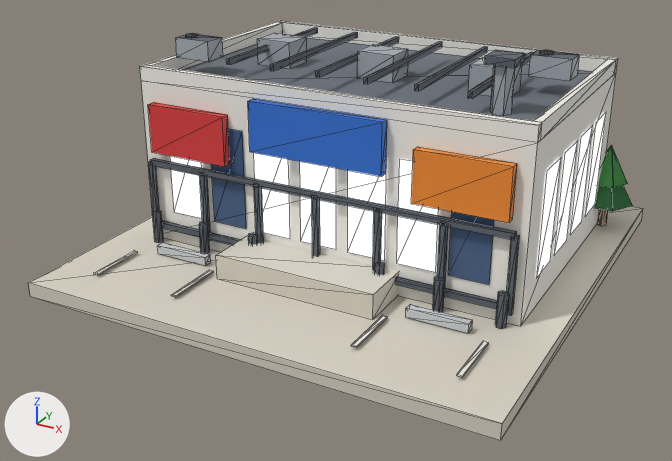
One commit to the glTF model public/models/19.glb: the scene before it, then after it.
Camera for both pictures: a 50 mm lens placed at (0.819, -1.607, 0.847), pointed at (-0.018, -0.085, 0.086). Lighting does not change. The marker at lower left points along +X, +Y and +Z. The older version comes first. Mesh edges are drawn as thin lines. Vertices at exactly the same position are counted once.

The scene before the commit, as lines of its bpy script (objects in view):
```python
me_b19 = bpy.data.meshes.new('b19')
me_b19.from_pydata(...)  # 639 vertices, 754 faces; spans x -0.48..0.48, y -0.48..0.48, z 0.0..0.475
me_b19.materials.append(mat_paving)
me_b19.materials.append(mat_wall_white)
me_b19.materials.append(mat_roof_flat)
me_b19.materials.append(mat_glow_window)
me_b19.materials.append(mat_glass_dark)
me_b19.materials.append(mat_metal_dark)
me_b19.materials.append(mat_concrete)
me_b19.materials.append(mat_metal)
me_b19.materials.append(mat_white)
me_b19.materials.append(mat_sign_blue)
me_b19.materials.append(mat_sign_red)
me_b19.materials.append(mat_sign_orange)
me_b19.materials.append(mat_trunk)
me_b19.materials.append(mat_tree_green)
me_b19.materials.append(mat_tree_dark)
ob_b19 = bpy.data.objects.new('b19', me_b19)
ob_b19.location = (0.0, 0.0, 0.0)
```
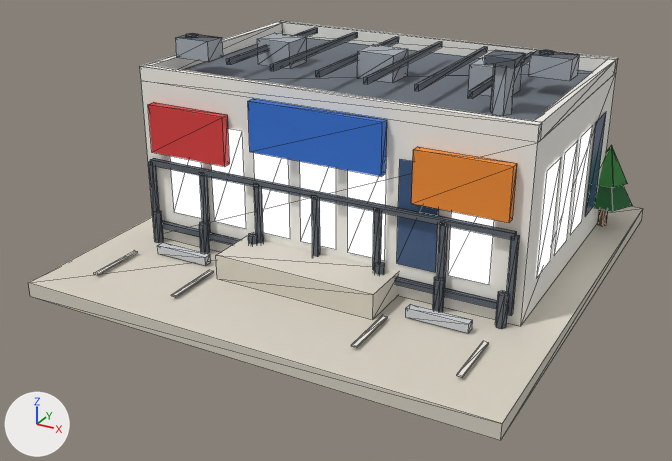
Pixel boxes [x1, y1, x2, y2] of what changed, in the pictures (672 x 461 px; the box of a moved part takes in the faces that stretch with it):
'b19', reshaped, recoloured: [28, 21, 643, 441] in both
part 1 of me_b19, moved or reshaped: before [254, 153, 290, 239]; after [211, 129, 246, 229]
part 2 of me_b19, moved or reshaped: before [300, 161, 336, 249]; after [254, 153, 290, 239]
part 3 of me_b19, moved or reshaped: before [348, 157, 387, 261]; after [300, 161, 336, 249]
part 4 of me_b19, moved or reshaped: before [397, 159, 439, 272]; after [348, 157, 387, 261]
part 5 of me_b19, moved or reshaped: before [537, 158, 561, 277]; after [571, 126, 593, 234]
part 6 of me_b19, moved or reshaped: before [448, 113, 606, 285]; after [537, 141, 578, 277]
part 7 of me_b19, moved or reshaped: before [211, 129, 246, 229]; after [397, 113, 606, 285]
part 8 of me_b19, recoloured (blue): after [397, 159, 439, 272]

What the commit changed:
me_b19 has 639 vertices, 754 faces and spans x -0.48..0.48, y -0.48..0.48, z 0.0..0.475.
me_b19 is used by ob_b19; location (0.0, 0.0, 0.0).
me_b19 part 1: the loose piece of 4 vertices spanning x -0.142..-0.064, y -0.188, z 0.098..0.302 is moved by (-0.103, 0.0, 0.0).
me_b19 part 2: the loose piece of 4 vertices spanning x -0.039..0.039, y -0.188, z 0.098..0.302 is moved by (-0.103, 0.0, 0.0).
me_b19 part 3: the loose piece of 4 vertices spanning x 0.064..0.142, y -0.188, z 0.098..0.302 is moved by (-0.103, 0.0, 0.0).
me_b19 part 4: the loose piece of 4 vertices spanning x 0.167..0.245, y -0.188, z 0.098..0.302 is moved by (-0.103, 0.0, 0.0).
me_b19 part 5: the loose piece of 4 vertices spanning x 0.413, y -0.122..-0.04, z 0.098..0.302 is moved by (0.0, 0.215, 0.0).
me_b19 part 6: 24 of 639 vertices moved; they spanned x 0.167..0.413, y -0.188..0.348, z 0.098..0.302 and now span x -0.413..0.413, y -0.122..0.348, z 0.098..0.302; mean shift (-0.412, -0.09, 0.0); largest move (0.413, 0.067, 0.098) -> (-0.413, -0.122, 0.098).
me_b19 part 7: 20 of 639 vertices moved; they spanned x -0.413..-0.167, y -0.188..0.348, z 0.098..0.302 and now span x -0.245..0.413, y -0.188..0.348, z 0.098..0.302; mean shift (0.474, 0.0, 0.0); largest move (-0.348, 0.348, 0.098) -> (0.348, -0.188, 0.098).
me_b19 part 8: all 4 faces centred in x -0.413, y 0.013..0.147, z 0.166..0.234 switch from mat_glow_window to mat_glass_dark.
